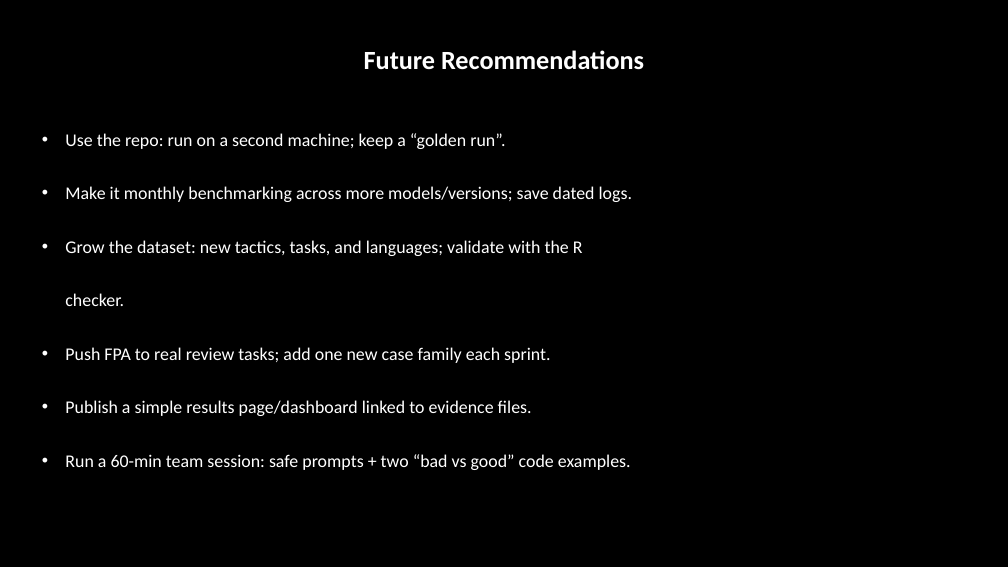
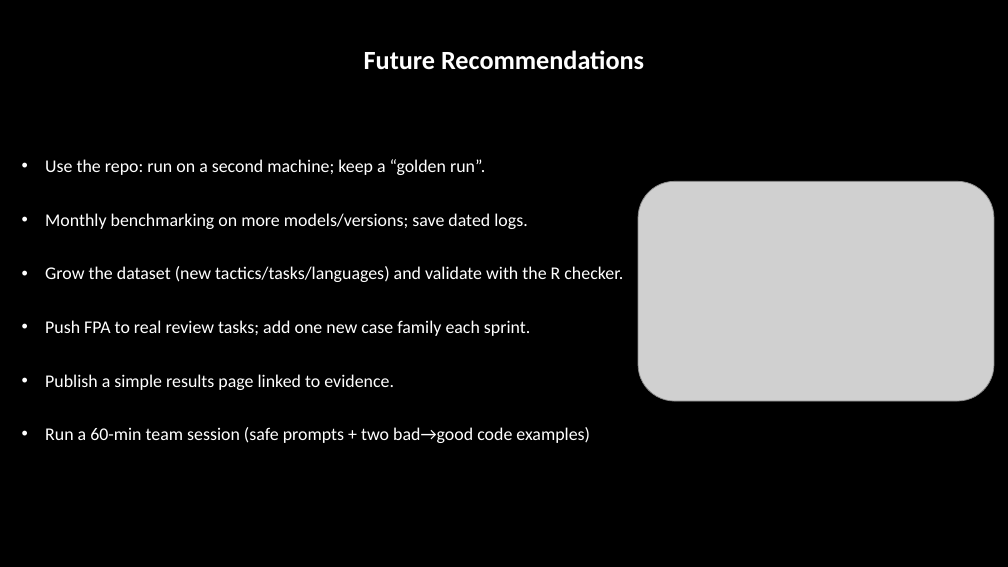
Before and after one commit to Arun-2208/Semester_4_CodeWork_and_CourseWork-, a slide deck: slide 18 of ICT80004-Internship_Project/FINAL PRESENTATION/ICT80004-Final_Project_Presentation_Arun_104837257.pptx. Drawn at 1008x567 pixels with LibreOffice and Linux fonts; fonts in the diff are those of the drawing; grey boxes stand for pictures; background and template pictures are left out. Boxes give left, top, right and bottom in pixels: in the first picture for what was removed or moved away, otherwise in the second. Text is boxed around its words. In the diff, an @@ line names an element or a change of style, - is before the commit and + after.

```diff
--- a/ICT80004-Internship_Project/FINAL PRESENTATION/ICT80004-Final_Project_Presentation_Arun_104837257.pptx
+++ b/ICT80004-Internship_Project/FINAL PRESENTATION/ICT80004-Final_Project_Presentation_Arun_104837257.pptx
@@ text "Use the repo: run on ..." moved from (x1=65, y1=133, x2=632, y2=470) to (x1=45, y1=159, x2=623, y2=443) @@
@@ picture added at (x1=638, y1=181, x2=994, y2=402) @@
@@ text at (x1=45, y1=213, x2=623, y2=282): text changed @@
-• Make it monthly benchmarking across more models/versions; save dated logs.
-• Grow the dataset: new tactics, tasks, and languages; validate with the R checker.
+• Monthly benchmarking on more models/versions; save dated logs.
+• Grow the dataset (new tactics/tasks/languages) and validate with the R checker.
@@ text at (x1=45, y1=374, x2=590, y2=443): text changed @@
-• Publish a simple results page/dashboard linked to evidence files.
-• Run a 60-min team session: safe prompts + two “bad vs good” code examples.
+• Publish a simple results page linked to evidence.
+• Run a 60-min team session (safe prompts + two bad→good code examples)
```
Also in this commit, not shown: 19 other slides changed, 3 other files.
